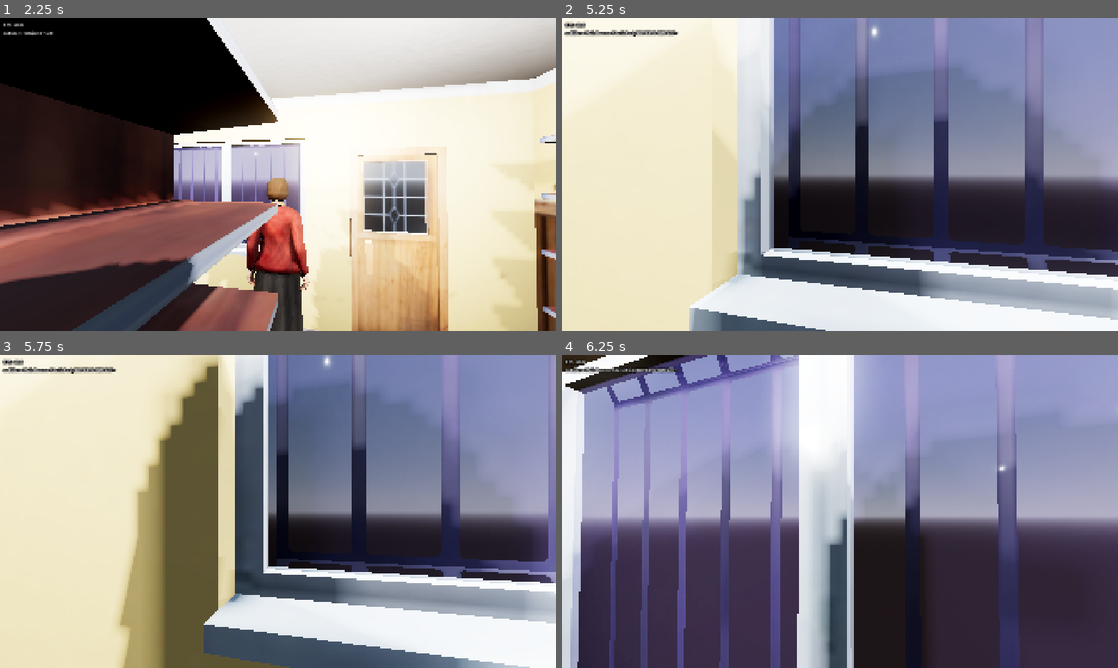
Above: before the commit, frames 1-4 (two rows, left to right).
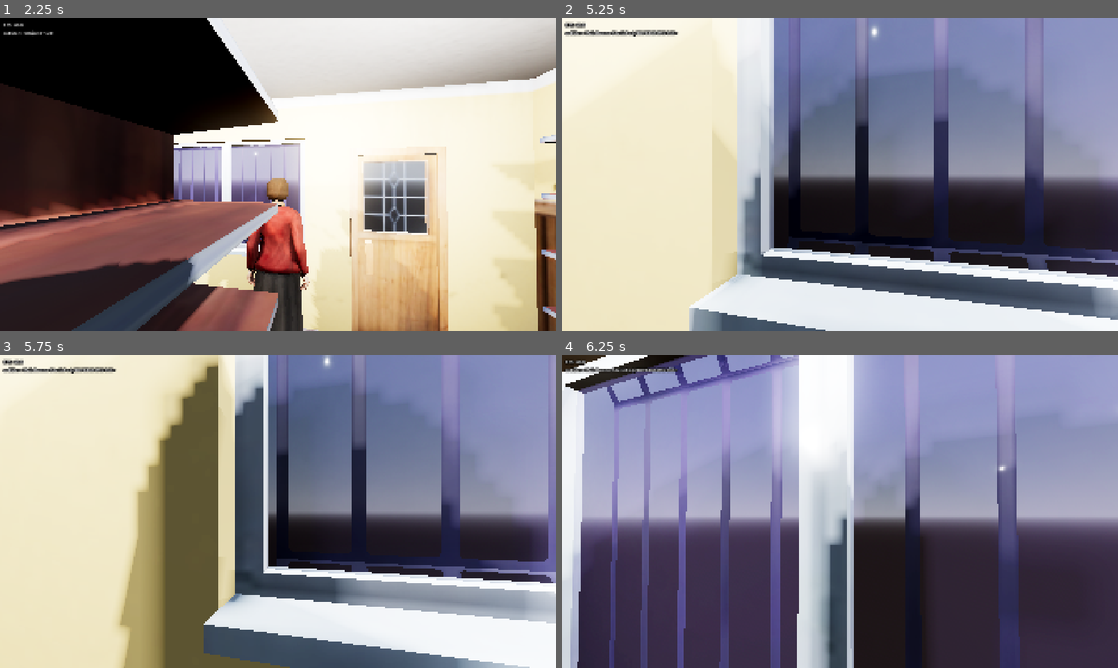
Above: after the commit, the same moments.

Repository: takanazwa5/ProjektMonopolowy
Game: Godot game, scene res://scenes/game/game.tscn
The game is run twice, just before and just after one commit, with the same random seed, the same clock (stepped at 60 frames per second) and the same inputs.
Inputs (mouse positions are in pixels of both pictures, inside the frame that each line leads up to):
- Up to frame 1 (2.25 s): tap Enter at 0.5 s; move the mouse to (305, 174) at 0.52 s; hold Ctrl (crouch) 0.53-1.28 s; hold W (walk_forward) from 0.53 s (still down); click (305, 174) at 0.67 s; move the mouse to (250, 174) at 1.27 s; tap G (drop_item) at 1.35 s; move the mouse to (289, 168) at 2.02 s; hold E (interact) from 2.03 s (still down)
- Up to frame 2 (5.25 s): keep holding W (walk_forward); move the mouse to (834, 180) at 2.77 s; release E (interact) at 2.78 s; tap Ctrl (crouch) at 2.85 s; click (834, 180) at 2.92 s; move the mouse to (878, 177) at 3.52 s; hold G (drop_item) 3.53-4.28 s; move the mouse to (795, 171) at 4.27 s; tap E (interact) at 4.35 s; move the mouse to (845, 174) at 5.02 s; hold Ctrl (crouch) from 5.03 s (still down); click (845, 174) at 5.17 s
- Up to frame 3 (5.75 s): keep holding W (walk_forward); keep holding Ctrl (crouch)
- Up to frame 4 (6.25 s): move the mouse to (817, 505) at 5.77 s; release W (walk_forward) at 5.78 s; release Ctrl (crouch) at 5.78 s; hold D (walk_right) from 5.78 s (still down); tap G (drop_item) at 5.85 s

Frame 1 is identical in both runs. In frame 2, 3.7% of the frame differs, in the area x 15-100%, y 3-97%; in frame 3, less than 0.1%; in frame 4, less than 0.1%.

Commit message:
Update coming_to_store_state.gd

Diff:
--- a/features/npc/shared/states/coming_to_store_state.gd
+++ b/features/npc/shared/states/coming_to_store_state.gd
@@ -12,7 +12,6 @@
 	await get_tree().create_timer(5.0).timeout
 	print("Basiula skonczyla wchodzic do sklepu.")
 	var wants_help: bool = [true, false].pick_random()
-	wants_help = false
 	print("Tu bedzie losowanie produktow, jakie chce Basiula. Na razie chce browara.")
 	if wants_help:
 
